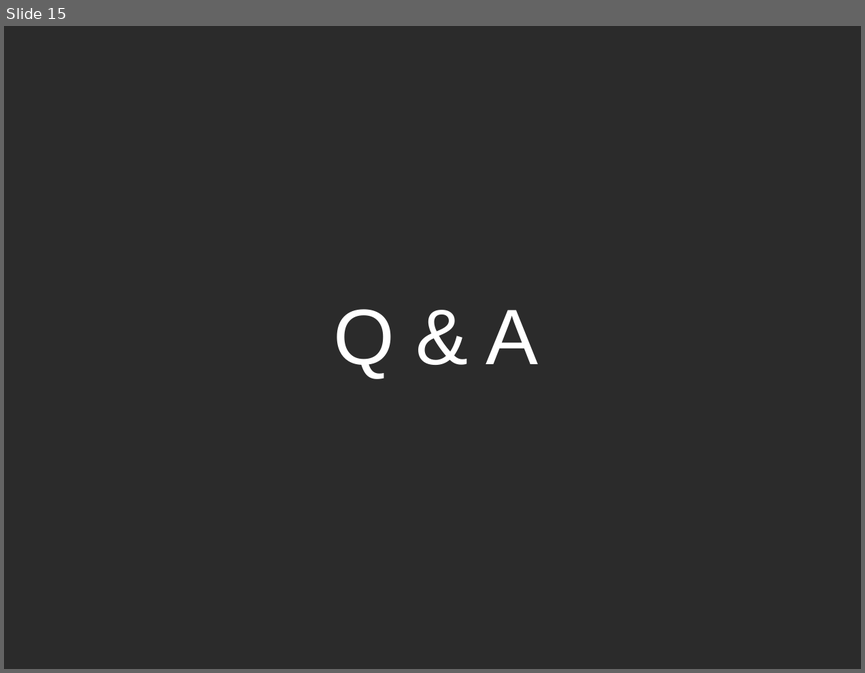
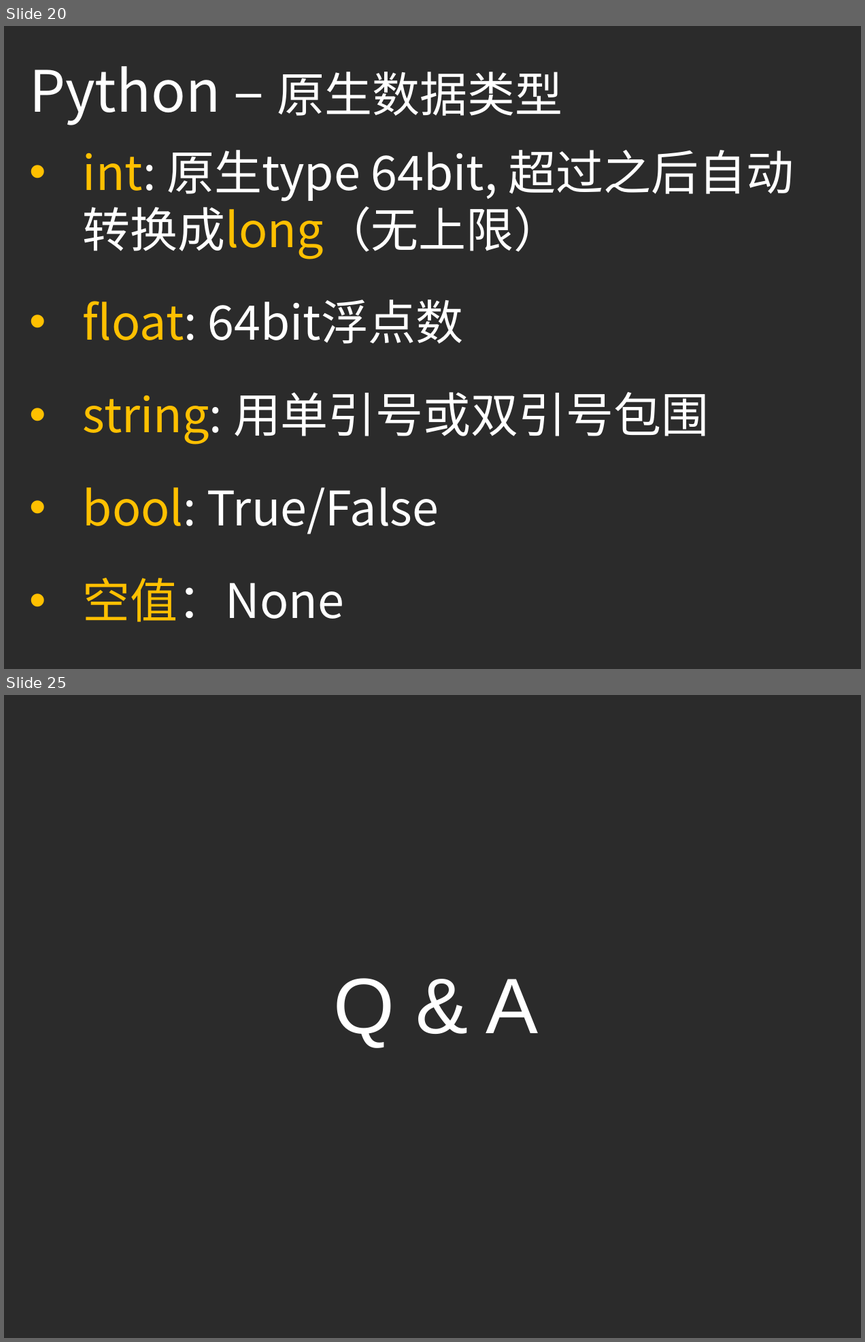
Before and after one commit to ouriris/ml-course, a slide deck: chapter.1/ppt/ML_CH1_Python_Basic.pptx. Shown one above the other, each under a label of ours: slide 15 before the commit, slides 20 and 25 after it; the slides between them are not shown. The pictures are 865x673 and 865x1342 pixels, drawn with LibreOffice and Linux fonts; fonts in the diff are those of the drawing; background and template pictures are left out; a plain dark background stands for a picture behind light text. Boxes give left, top, right and bottom in pixels: in the first picture for what was removed or moved away, otherwise in the second. Text is boxed around its words. In the diff, an @@ line names an element or a change of style, - is before the commit and + after.

Commit message:
Update Ch1 ppt, add python basic

```diff
--- a/chapter.1/ppt/ML_CH1_Python_Basic.pptx
+++ b/chapter.1/ppt/ML_CH1_Python_Basic.pptx
@@ slide 20 added at box(4, 26, 861, 669), background picture (left out) @@
@@ text added at box(29, 66, 563, 125), 48 pt, text #FFFFFF @@
+Python – 原生数据类型
@@ text added at box(83, 150, 794, 622), 40 pt, text #FFFFFF @@
+• int: 原生type 64bit, 超过之后自动转换成long（无上限）
+• float: 64bit浮点数
+• string: 用单引号或双引号包围
+• bool: True/False
+• 空值：None
@@ what was slide 15 is now slide 25 @@
```
Also in this commit, not shown: 1 slide changed, 9 other slides added.
